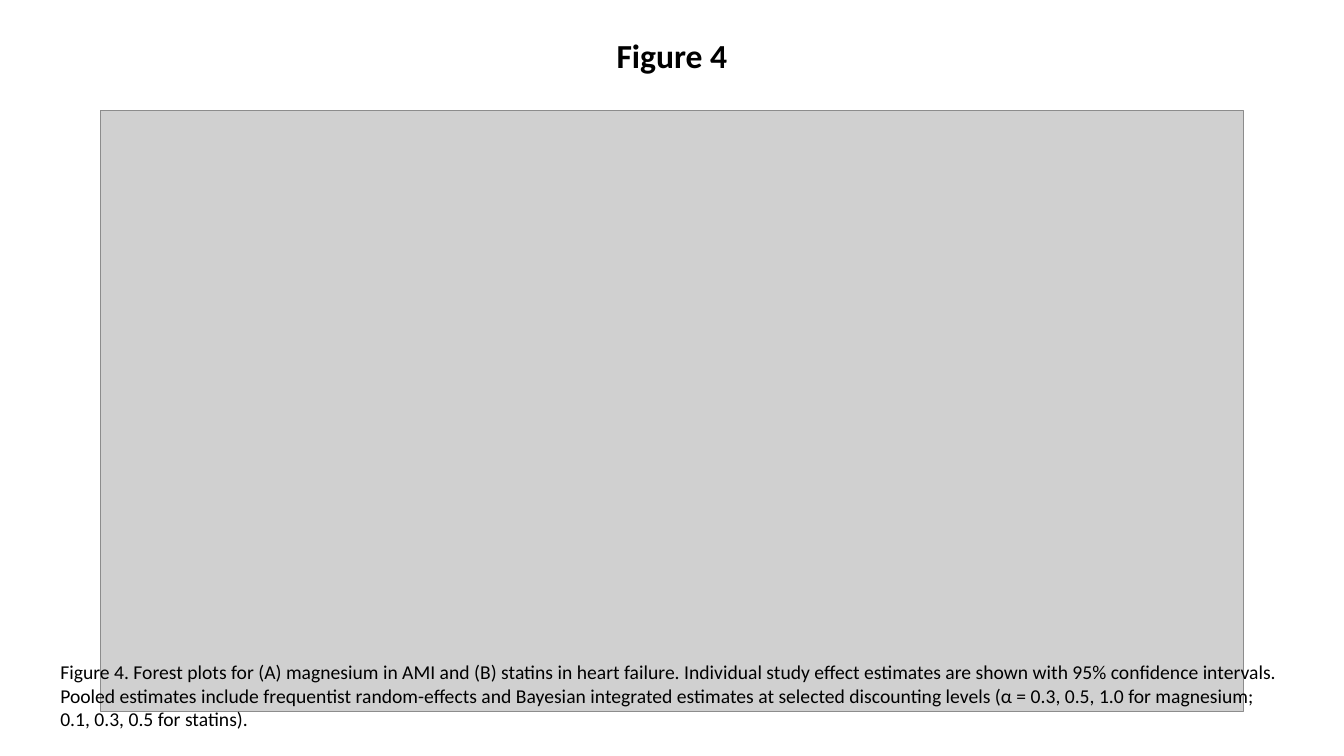
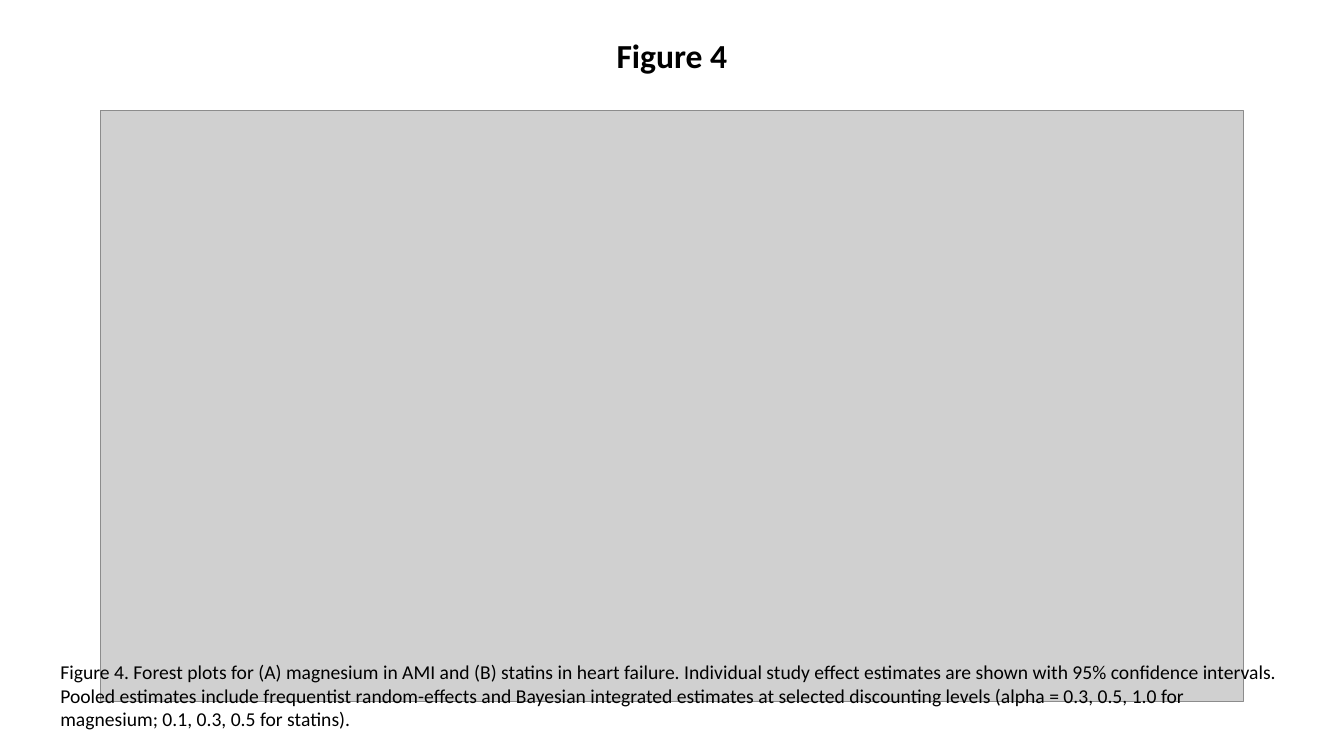
Before and after one commit to bougtoir/kotha-rct-decomposition, a slide deck: slide 4 of rct-decomposition/KOTHA_Framework_CCTC_figures.pptx. Drawn at 1344x756 pixels with LibreOffice and Linux fonts; fonts in the diff are those of the drawing; grey boxes stand for pictures. Boxes give left, top, right and bottom in pixels: in the first picture for what was removed or moved away, otherwise in the second. Text is boxed around its words. In the diff, an @@ line names an element or a change of style, - is before the commit and + after.

```diff
--- a/rct-decomposition/KOTHA_Framework_CCTC_figures.pptx
+++ b/rct-decomposition/KOTHA_Framework_CCTC_figures.pptx
@@ picture: place and size @@
-picture at box(101, 111, 1243, 712)
+picture at box(101, 111, 1243, 702)
@@ text at box(60, 663, 1276, 730): text changed @@
-Figure 4. Forest plots for (A) magnesium in AMI and (B) statins in heart failure. Individual study effect estimates are shown with 95% confidence intervals. Pooled estimates include frequentist random-effects and Bayesian integrated estimates at selected discounting levels (α = 0.3, 0.5, 1.0 for magnesium; 0.1, 0.3, 0.5 for statins).
+Figure 4. Forest plots for (A) magnesium in AMI and (B) statins in heart failure. Individual study effect estimates are shown with 95% confidence intervals. Pooled estimates include frequentist random-effects and Bayesian integrated estimates at selected discounting levels (alpha = 0.3, 0.5, 1.0 for magnesium; 0.1, 0.3, 0.5 for statins).
```
Also in this commit, not shown: 1 other slide changed, 29 other files.
